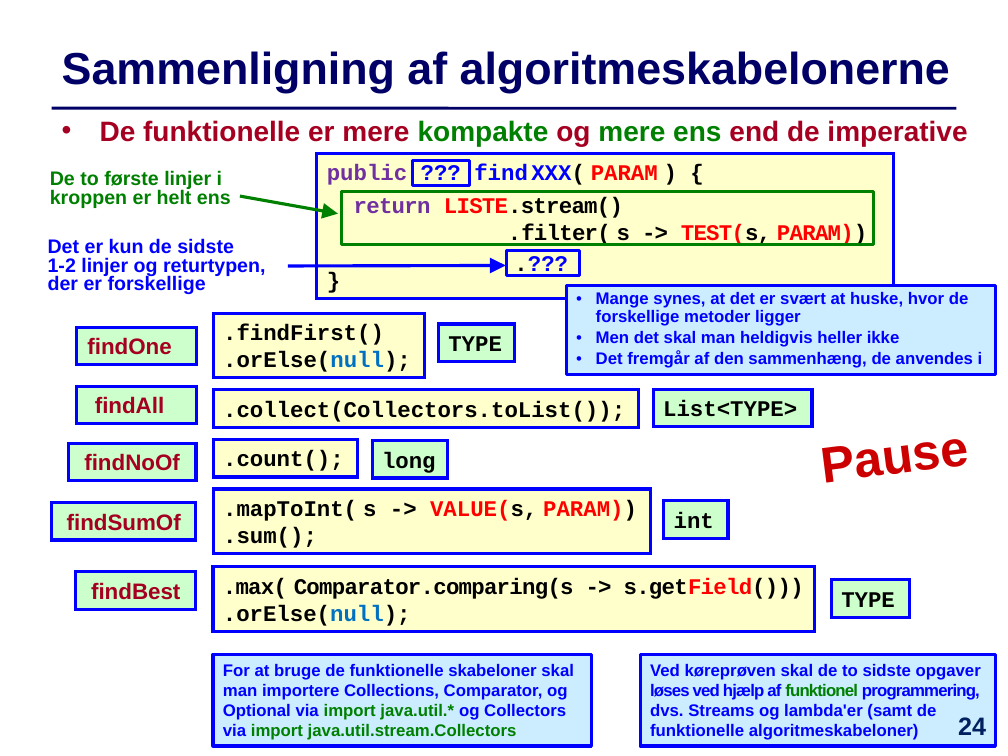
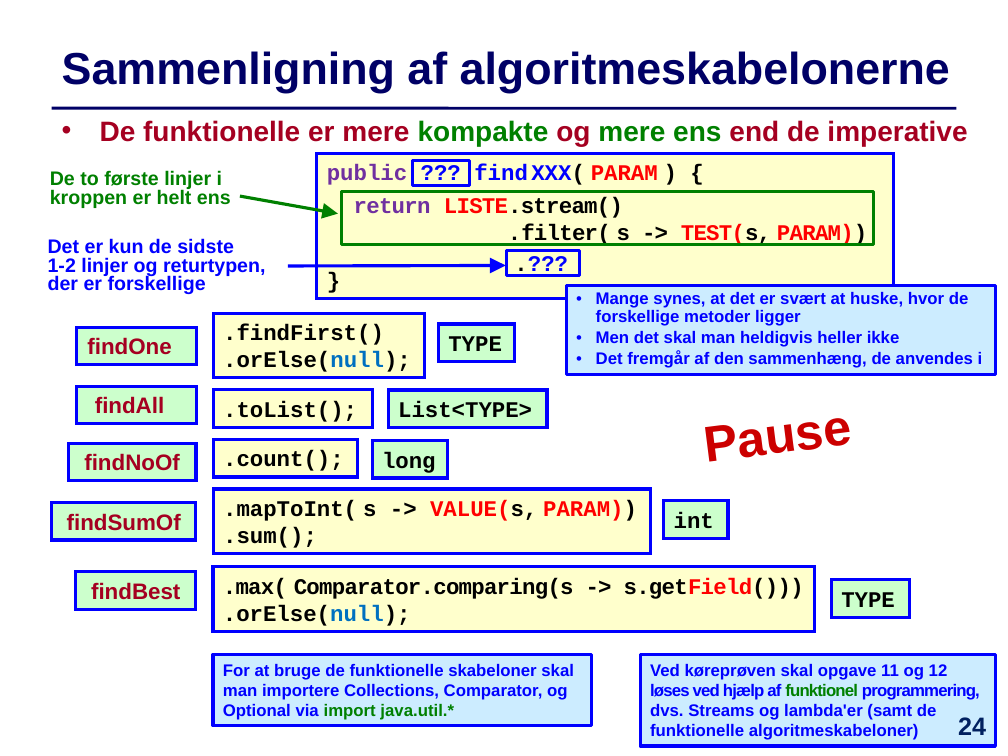
Before and after one commit to IntProgAU/Materiale, a slide deck: slide 24 of web/e23/uge_5b/Slides-Uge5-Torsdag.pptx. Drawn at 1008x756 pixels with LibreOffice and Linux fonts; fonts in the diff are those of the drawing. Boxes give left, top, right and bottom in pixels: in the first picture for what was removed or moved away, otherwise in the second. Text is boxed around its words. In the diff, an @@ line names an element or a change of style, - is before the commit and + after.

```diff
--- a/web/e23/uge_5b/Slides-Uge5-Torsdag.pptx
+++ b/web/e23/uge_5b/Slides-Uge5-Torsdag.pptx
@@ text "Pause": place and size @@
-text "Pause" at box(823, 439, 970, 483)
+text "Pause" at box(706, 418, 853, 462)
@@ rectangle ".toList();": place and size @@
-rectangle ".toList();" at box(214, 390, 639, 427)
+rectangle ".toList();" at box(214, 390, 373, 427)
@@ text in rectangle at box(223, 401, 357, 422): text changed @@
-.collect(Collectors.toList());
+.toList();
@@ rectangle "List<TYPE>": place and size @@
-rectangle "List<TYPE>" at box(653, 389, 811, 426)
+rectangle "List<TYPE>" at box(388, 390, 546, 427)
@@ rectangle "For at bruge de funktionelle ...": place and size @@
-rectangle "For at bruge de funktionelle ..." at box(213, 654, 592, 746)
+rectangle "For at bruge de funktionelle ..." at box(213, 654, 592, 726)
@@ text in rectangle at box(223, 664, 574, 720): text changed @@
-For at bruge de funktionelle skabeloner skal man importere Collections, Comparator, og Optional via import java.util.* og Collectors
-via import java.util.stream.Collectors
+For at bruge de funktionelle skabeloner skal man importere Collections, Comparator, og Optional via import java.util.*
@@ text in rectangle at box(650, 664, 980, 740): text changed @@
-Ved køreprøven skal de to sidste opgaver løses ved hjælp af funktionel programmering, dvs. Streams og lambda'er (samt de
-funktionelle algoritmeskabeloner)
+Ved køreprøven skal opgave 11 og 12 løses ved hjælp af funktionel programmering, dvs. Streams og lambda'er (samt de
+funktionelle algoritmeskabeloner)
```
Also in this commit, not shown: 1 other slide changed, 2 other files.
